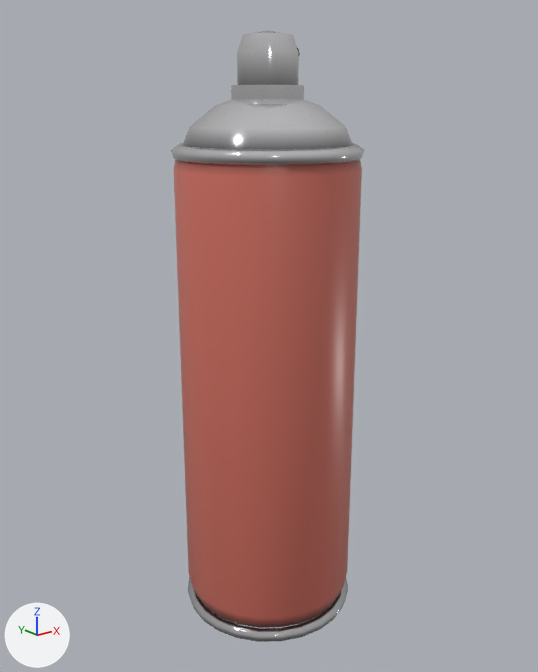
Two versions of the glTF model public/models/modcar/tools/spray.glb, one commit apart.
The view is the same before and after, from a 50 mm lens placed at (-0.168, -0.211, 0.196), pointed at (0.001, 0.0, 0.112). Lighting does not change. The marker at lower left points along +X, +Y and +Z. The older version comes first. Vertices at exactly the same position are counted once.

The first picture shows 'PART'.
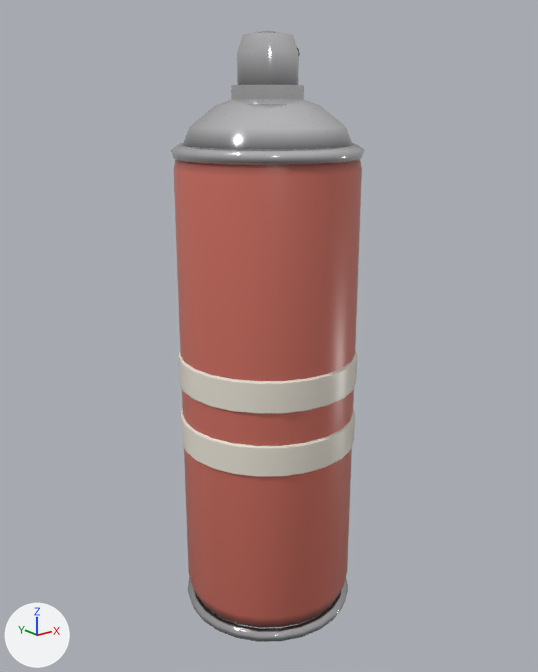
Patch to the scene script:
```diff
--- a/public/models/modcar/tools/spray.glb.py
+++ b/public/models/modcar/tools/spray.glb.py
@@ mat_paint_b @@
+mat_paint_b = bpy.data.materials.new('paint_b')
+# nodes: BsdfPrincipled, Mix, OutputMaterial, VertexColor
+# colours: white #ede7da, mixed with the vertex colours
@@ me_part @@
 # used by ob_part; location = (0.0, 0.0, 0.0)
-me_part.from_pydata(...)  # 548 vertices, 1080 faces; spans x -0.034..0.034, y -0.034..0.034, z 0.0..0.219
+me_part.from_pydata(...)  # 740 vertices, 1368 faces; spans x -0.034..0.034, y -0.034..0.034, z 0.0..0.219
+# me_part part 1: a new loose piece of 96 vertices spanning x -0.034..0.034, y -0.034..0.034, z 0.07..0.082, in mat_paint_b
+# me_part part 2: a new loose piece of 96 vertices spanning x -0.034..0.034, y -0.034..0.034, z 0.094..0.106, in mat_paint_b
 me_part.materials.append(mat_paint)
@@ me_part @@
 me_part.materials.append(mat_trim)
+me_part.materials.append(mat_paint_b)
```

Changed parts and their boxes [x1, y1, x2, y2] in the pictures (538 x 672 px):
part 1 of me_part, added: after [181, 409, 355, 477]
part 2 of me_part, added: after [178, 351, 357, 414]
